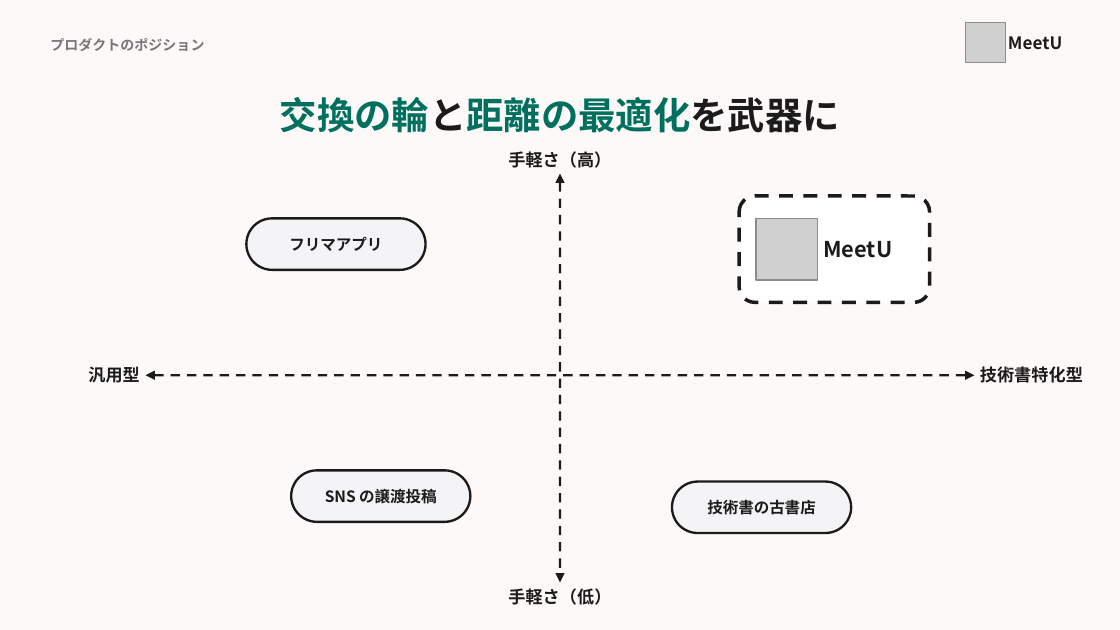
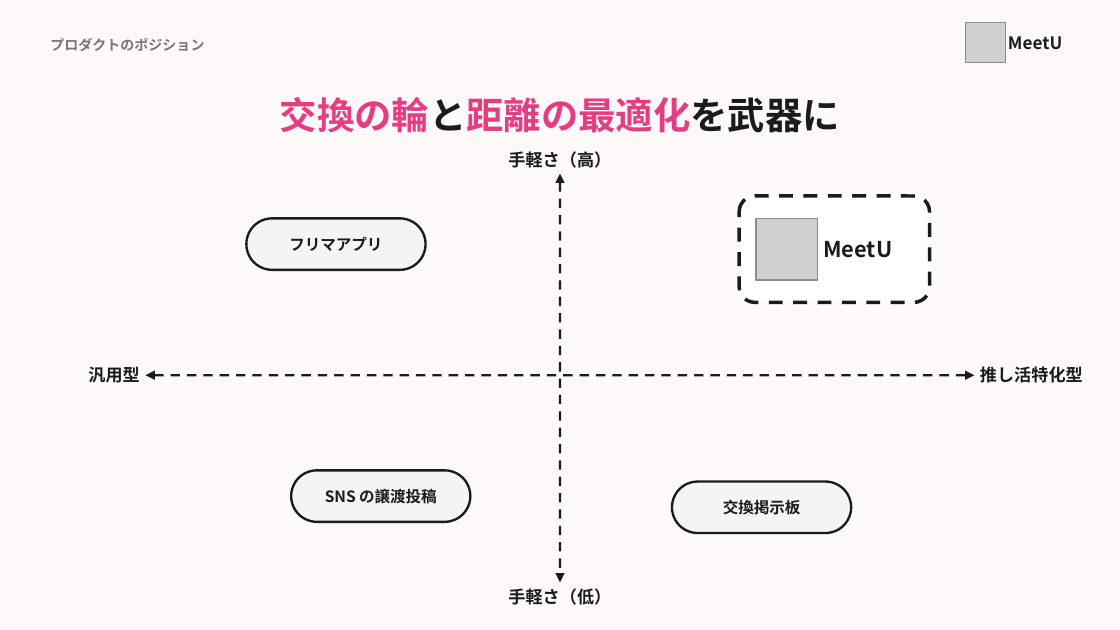
Before and after one commit to MurakamiHonami/MeetU, a slide deck: slide 11 of slide/MeetU_pitch.pptx. Drawn at 1120x630 pixels with LibreOffice and Linux fonts; fonts in the diff are those of the drawing; grey boxes stand for pictures. Boxes give left, top, right and bottom in pixels: in the first picture for what was removed or moved away, otherwise in the second. Text is boxed around its words. In the diff, an @@ line names an element or a change of style, - is before the commit and + after.

```diff
--- a/slide/MeetU_pitch.pptx
+++ b/slide/MeetU_pitch.pptx
@@ text "交換の輪と距離の最適化を武器に" at [280,97,840,133]: text colour #00705E to #E43D81 in "交換の輪と距離の最適化を武器に" @@
@@ text at [980,366,1083,383]: text changed @@
-技術書特化型
+推し活特化型
@@ text at [723,499,801,515]: text changed @@
-技術書の古書店
+交換掲示板
```
Also in this commit, not shown: 21 other slides changed, 12 other files.
